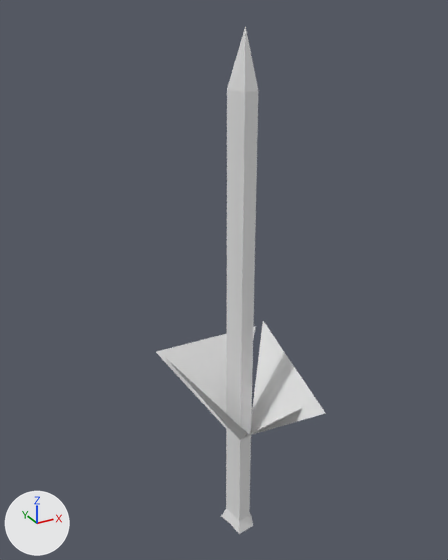
Two versions of the Blender file 3DModels/BlendFiles/peuplier.blend, one commit apart.
Rendered twice from a camera (50 mm lens) standing at (-2.77, -4.75, 5.38) and looking at (-0.11, 0.07, 2.97). Arrows for +X, +Y and +Z are at lower left; the lights stay in place.
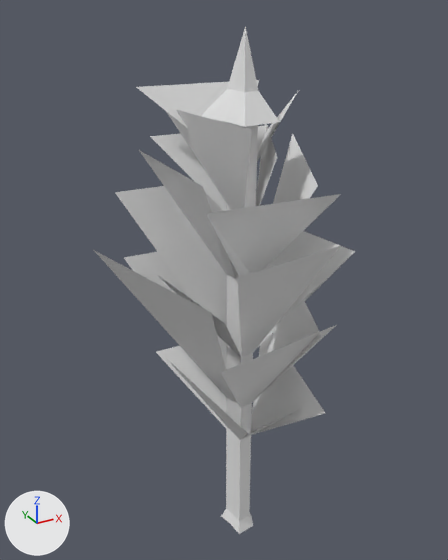
Patch to the scene script:
```diff
--- a/3DModels/BlendFiles/peuplier.blend.py
+++ b/3DModels/BlendFiles/peuplier.blend.py
@@ me_circle @@
 # used by ob_circle; location = (0.0, 0.0, 0.0)
-me_circle.from_pydata(...)  # 87 vertices, 81 faces; spans x -0.64..0.68, y -0.97..0.64, z 0.0..5.24
+me_circle.from_pydata(...)  # 130 vertices, 104 faces, 3 loose edges; spans x -1.15..0.99, y -1.08..0.85, z 0.0..5.24
+# me_circle part 1
+# 39 vertices are added at x -1.15..0.99, y -1.08..0.85, z 2.61..4.77
+# 23 new faces join them
```

Changed parts and their boxes (x1, y1, x2, y2) in the pictures (448 x 560 px):
'Circle', reshaped (54% wider): before (156, 26, 325, 534); after (94, 26, 355, 534)
part 1 of me_circle, added: after (94, 80, 355, 408)
